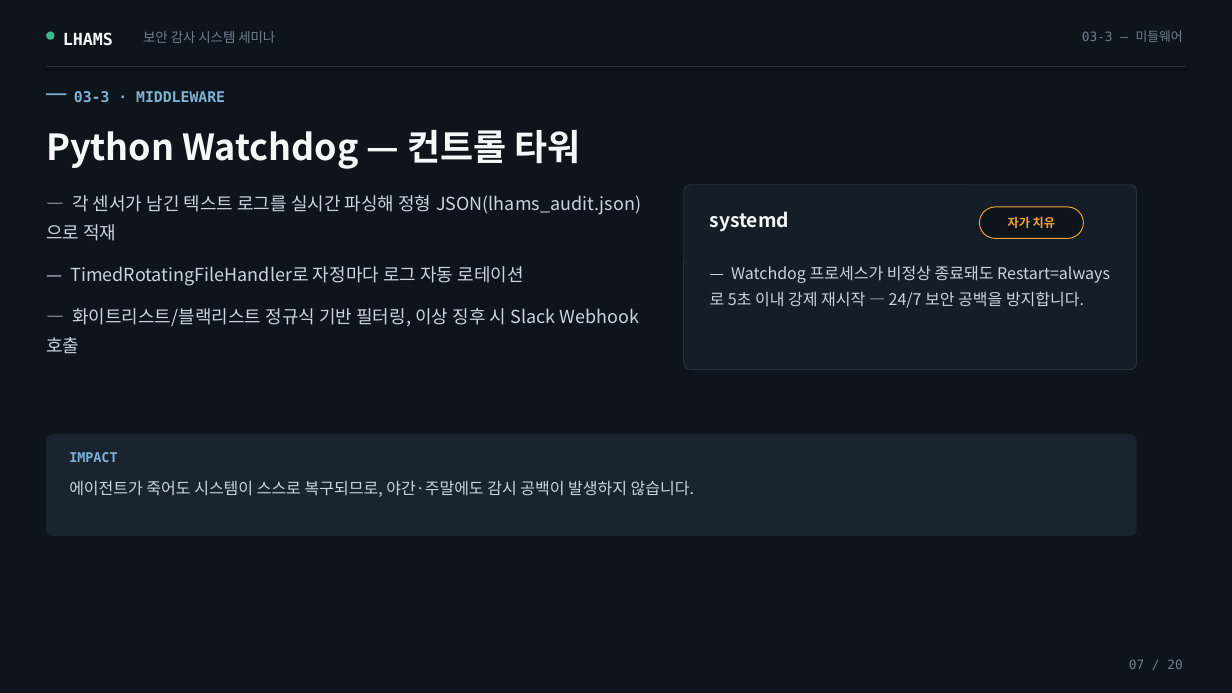
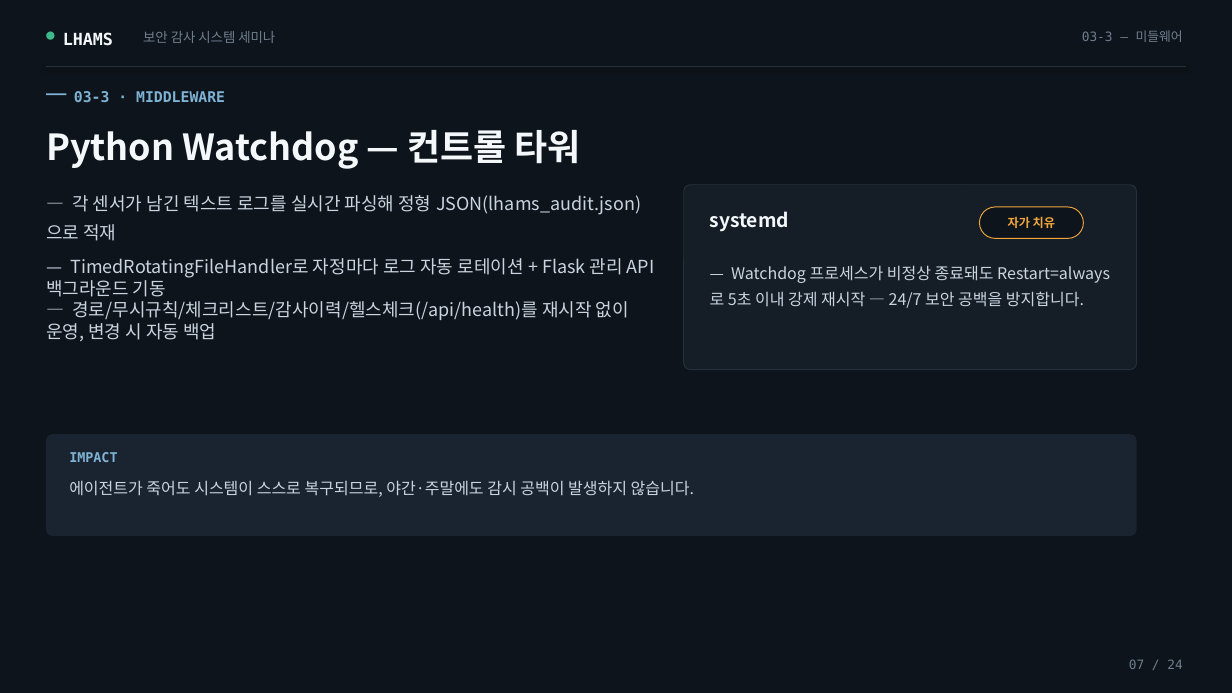
Before and after one commit to damhee-kim/lhams_project, a slide deck: slide 7 of docs/LHAMS_크리니티_통합세미나.pptx. Drawn at 1232x693 pixels with LibreOffice and Linux fonts; fonts in the diff are those of the drawing. Boxes give left, top, right and bottom in pixels: in the first picture for what was removed or moved away, otherwise in the second. Text is boxed around its words. In the diff, an @@ line names an element or a change of style, - is before the commit and + after.

Commit message:
[LAHMS] 전체 관리 리소스 개선 - 다중 서버 SI 고객사 관리 운영 UI/UX 개선 - 서비스 Ihams_watchdog.py 홈 경로 설정 외부 설정 가능 UI 기능 반영 - 세미나 자료 현행화

```diff
--- a/docs/LHAMS_크리니티_통합세미나.pptx
+++ b/docs/LHAMS_크리니티_통합세미나.pptx
@@ text at [46,258,655,341]: text changed @@
-— TimedRotatingFileHandler로 자정마다 로그 자동 로테이션
-— 화이트리스트/블랙리스트 정규식 기반 필터링, 이상 징후 시 Slack Webhook 호출
+— TimedRotatingFileHandler로 자정마다 로그 자동 로테이션 + Flask 관리 API 백그라운드 기동
+— 경로/무시규칙/체크리스트/감사이력/헬스체크(/api/health)를 재시작 없이 운영, 변경 시 자동 백업
@@ text at [1129,659,1182,669]: text changed @@
-07 / 20
+07 / 24
```
Also in this commit, not shown: 18 other slides changed, 4 slides added, 18 other files.
